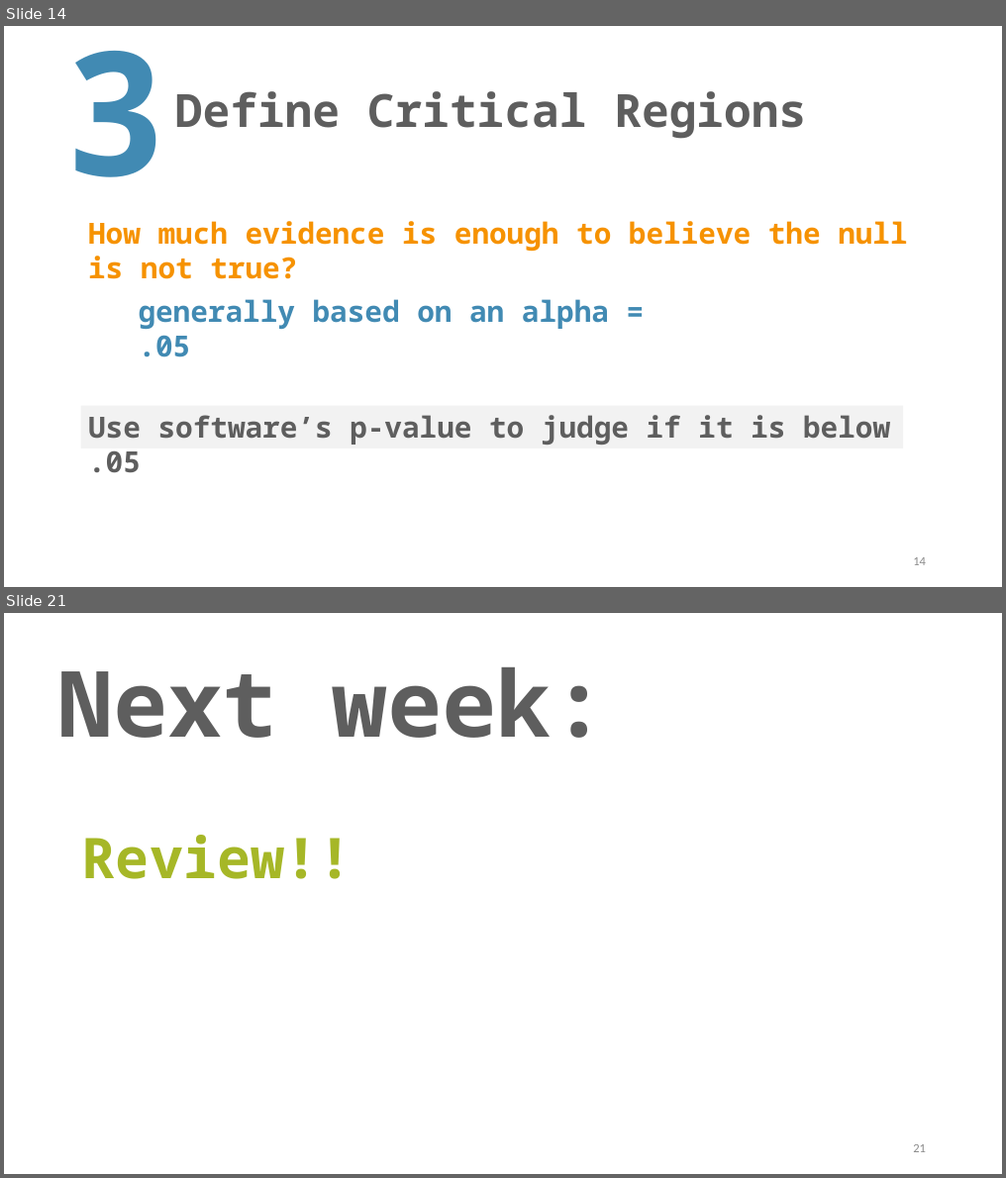
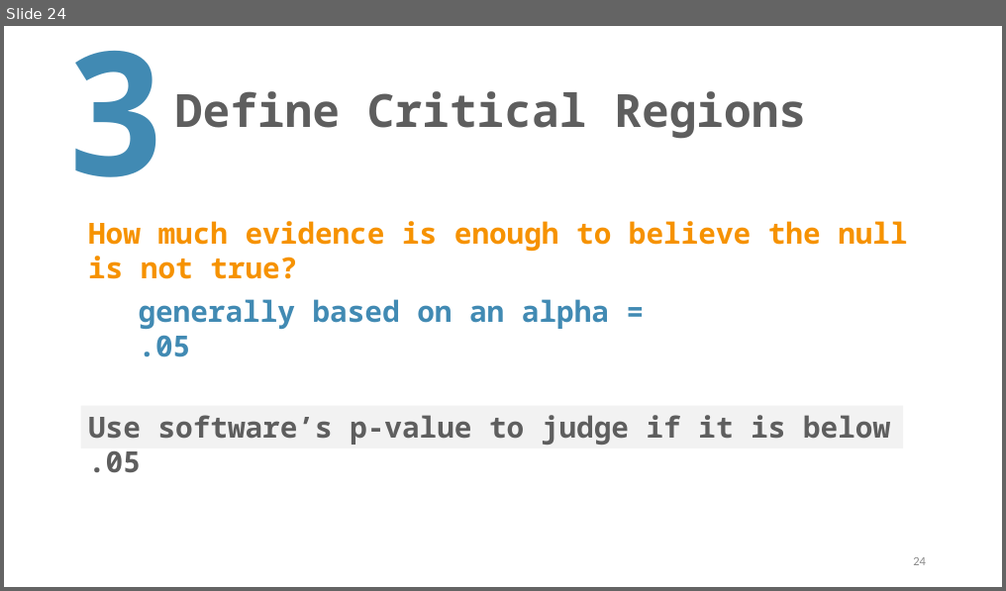
Before and after one commit to TysonStanley/EDU-6050, a slide deck: Slides/11_EDUC_6050_2018.pptx. Shown one above the other, each under a label of ours: slides 14 and 21 before the commit, slide 24 after it; the slides between them are not shown. The pictures are 1006x1178 and 1006x591 pixels, drawn with LibreOffice and Linux fonts; fonts in the diff are those of the drawing. Boxes give left, top, right and bottom in pixels: in the first picture for what was removed or moved away, otherwise in the second. Text is boxed around its words. In the diff, an @@ line names an element or a change of style, - is before the commit and + after.

```diff
--- a/Slides/11_EDUC_6050_2018.pptx
+++ b/Slides/11_EDUC_6050_2018.pptx
@@ slide 21 removed at (x1=4, y1=613, x2=1002, y2=1174), background #FFFFFF @@
@@ text removed at (x1=58, y1=667, x2=607, y2=738) @@
-Next week:
@@ text removed at (x1=82, y1=835, x2=351, y2=879) @@
-Review!!
@@ page number removed at (x1=913, y1=1145, x2=926, y2=1153) @@
-21
@@ what was slide 14 is now slide 24 @@
@@ page number at (x1=913, y1=558, x2=926, y2=566): text changed @@
-14
+24
```
Also in this commit, not shown: 11 slides changed, 37 slides added, 7 other slides removed, 3 other files.
